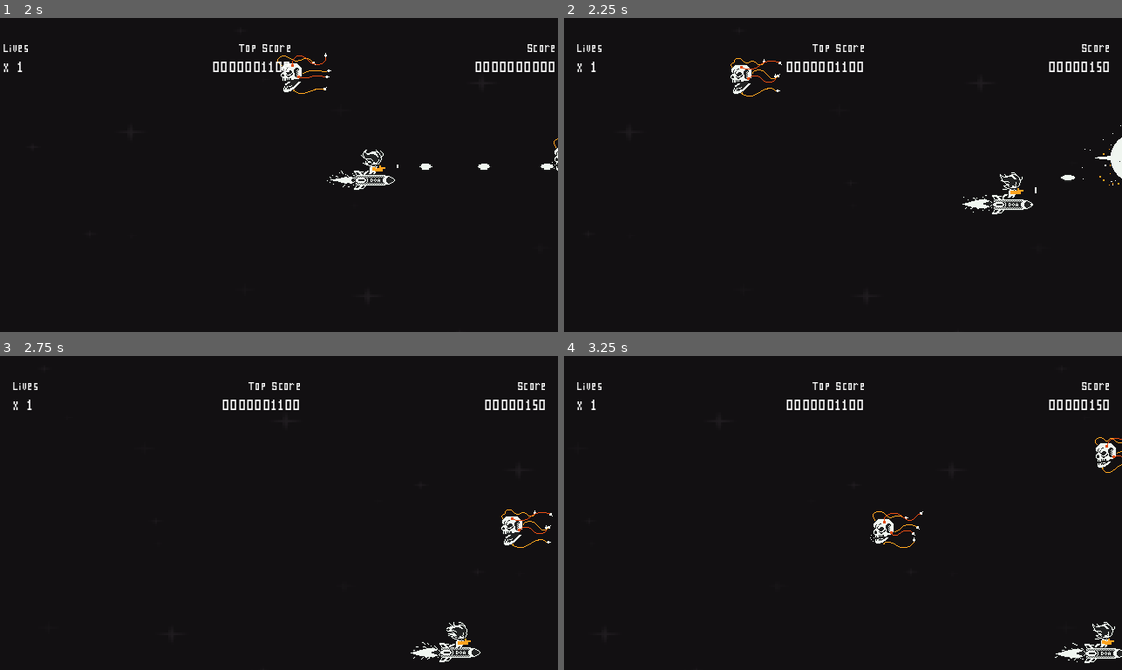
Above: before the commit, frames 1-4 (two rows, left to right).
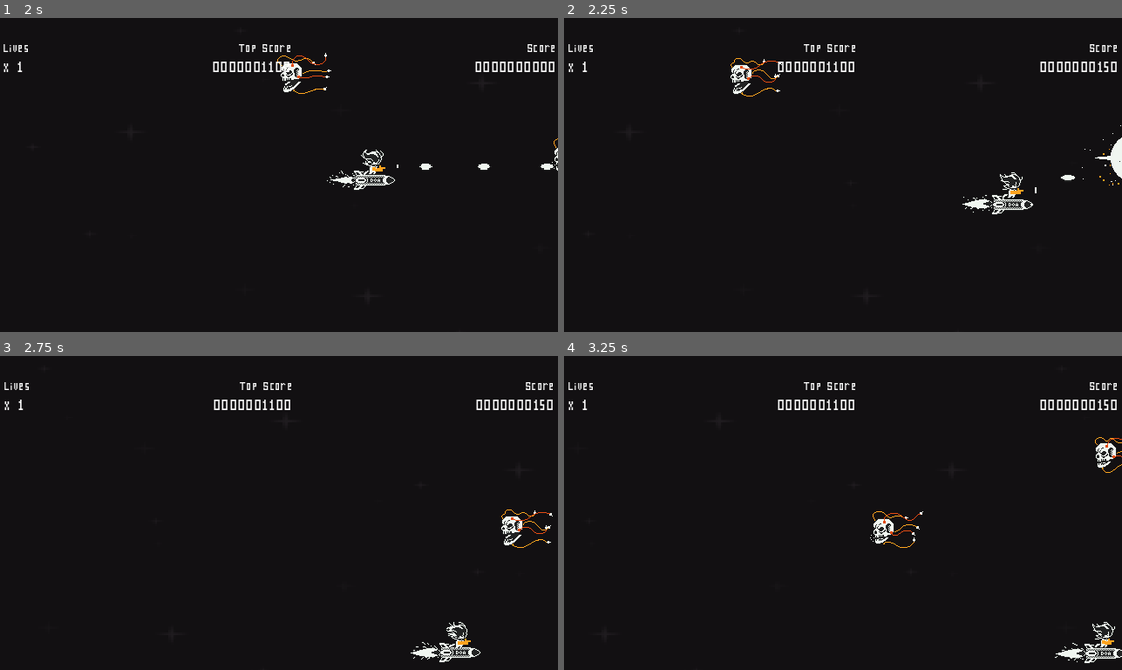
Above: after the commit, the same moments.

Repository: rnakkas/GodotSandbox
Game: Godot game, scene res://ShmupSandbox/Main/Scenes/main.tscn
Same seed, same stepped clock (60 frames per second), same inputs: the game is played once before the commit and once after it.
Inputs (mouse positions are in pixels of both pictures, inside the frame that each line leads up to):
- Up to frame 1 (2 s): click "PLAY" at 0.5 s; move the mouse to (401, 159) at 1.27 s; hold D (move_right) from 1.28 s (still down); hold Space (shoot) from 1.28 s (still down)
- Up to frame 2 (2.25 s): move the mouse to (731, 190) at 2.02 s; release D (move_right) at 2.03 s; release Space (shoot) at 2.03 s; hold S (move_down) from 2.03 s (still down); tap Space (shoot) at 2.1 s
- Up to frame 3 (2.75 s): keep holding S (move_down)
- Up to frame 4 (3.25 s): move the mouse to (898, 443) at 2.77 s; release S (move_down) at 2.78 s; hold D (move_right) from 2.78 s (still down); hold Space (shoot) from 2.78 s (still down)

Frame 1 is identical in both runs. In frame 2, 0.9% of the frame differs, in the area x 0-100%, y 8-18%; in frame 3, 0.9%; in frame 4, 0.9%.

Commit message:
Hi scores screen: Fixed issues with top score on player hud. Cleaned up global signals and signals bus

Diff:
--- a/ShmupSandbox/Autoloads/player_data.gd
+++ b/ShmupSandbox/Autoloads/player_data.gd
@@ -8,7 +8,7 @@
 
 var enemies_killed: int
 
-var player_hi_scores_list : Array[int]
+const continue_score_deduction : float = 0.9
 
 ## TODO: Getting new player scores and making sure only the top 10 highest scores are saved
 ## Try:
@@ -16,20 +16,6 @@
 ##		Append to this array
 ##		Sort the array in descending order for scores
 ##		Slice to only take indices 0 to 10, i.e. top 10 scores
-
-# var player_hi_scores_dictionaries : Array[Dictionary] = [
-# 	{"score" : 107400, "name" : "APE"},
-# 	{"score" : 90250, "name" : "YAN"},
-# 	{"score" : 96000, "name" : "HIT"},
-# 	{"score" : 110230, "name" : "IAN"},
-# 	{"score" : 96000, "name" : "FAN"},
-# 	{"score" : 84000, "name" : "GIT"},
-# 	{"score" : 54100, "name" : "GAT"},
-# 	{"score" : 91000, "name" : "APE"},
-# 	{"score" : 72010, "name" : "BAD"},
-# 	{"score" : 67200, "name" : "BAT"}
-# ]
-
 var player_hi_scores_dictionaries : Array[Dictionary] = [
 	{"score" : 200, "name" : "APE"},
 	{"score" : 300, "name" : "YAN"},
@@ -45,7 +31,17 @@
 
 
 func _ready() -> void:
+	sort_high_scores()
+	_connect_to_signals()
 	player_hi_scores_dictionaries.sort()
+
+
+## Helper funcs
+
+func _connect_to_signals() -> void:
+	SignalsBus.score_increased.connect(_on_update_current_score)
+	SignalsBus.continue_game_player_respawn.connect(_on_continue_score_deduced)
+	SignalsBus.player_died.connect(_on_player_death)
 
 
 func sort_high_scores() -> void:
@@ -68,5 +64,25 @@
 	enemies_killed = 0
 	player_lives = _player_max_lives
 
+
 func set_player_lives_to_max() -> void:
 	player_lives = _player_max_lives
+
+
+####
+
+## Signals connections
+
+func _on_update_current_score(score : int) -> void:
+	player_score += score
+	SignalsBus.player_score_updated_event()
+
+
+func _on_continue_score_deduced() -> void:
+	player_score = int(round(player_score * continue_score_deduction))
+	SignalsBus.player_score_updated_event()
+
+
+func _on_player_death() -> void:
+	player_lives -= 1
+	SignalsBus.player_lives_updated_event()
--- a/ShmupSandbox/Autoloads/signals_bus.gd
+++ b/ShmupSandbox/Autoloads/signals_bus.gd
@@ -1,18 +1,16 @@
 extends Node
 
-signal give_score_when_hit(score : int)
-signal give_score_when_killed(score : int)
+signal score_increased(score : int)
 signal player_died()
 signal spawn_player(pos : Vector2, can_be_invincible : bool)
 signal player_shooting(bullet_scene:PackedScene, locations:Array[Vector2])
-signal player_lives_depleted()
+signal player_lives_updated()
 signal continue_game_player_respawn()
+signal player_score_updated()
 
-func score_when_hit(score : int) -> void:
-	give_score_when_hit.emit(score)
 
-func score_when_killed(score : int) -> void:
-	give_score_when_killed.emit(score)
+func score_increased_event(score : int) -> void:
+	score_increased.emit(score)
 
 func player_death_event() -> void:
 	player_died.emit()
@@ -23,8 +21,11 @@
 func player_shooting_event(bullet_scene:PackedScene, locations:Array[Vector2]) -> void:
 	player_shooting.emit(bullet_scene, locations)
 
-func player_lives_depleted_event() -> void:
-	player_lives_depleted.emit()
+func player_lives_updated_event() -> void:
+	player_lives_updated.emit()
 
 func continue_game_player_respawn_event() -> void:
 	continue_game_player_respawn.emit()
+
+func player_score_updated_event() -> void:
+	player_score_updated.emit()
--- a/ShmupSandbox/Enemies/Scripts/skulljack.gd
+++ b/ShmupSandbox/Enemies/Scripts/skulljack.gd
@@ -37,6 +37,6 @@
 ## Hit by player's bullets
 func _on_area_entered(_area: Area2D) -> void:
 	hp -= 1
-	SignalsBus.score_when_hit(hit_score)
+	SignalsBus.score_increased_event(hit_score)
 	if hp <= 0:
-		SignalsBus.score_when_killed(kill_score)
+		SignalsBus.score_increased_event(kill_score)
--- a/ShmupSandbox/UI/Scripts/player_hud.gd
+++ b/ShmupSandbox/UI/Scripts/player_hud.gd
@@ -9,37 +9,32 @@
 
 ## Helper funcs
 func _connect_to_signals() -> void:
-	SignalsBus.give_score_when_hit.connect(_on_hit_score_given)
-	SignalsBus.give_score_when_killed.connect(_on_kill_score_given)
-	SignalsBus.player_died.connect(_on_player_death)
+	SignalsBus.player_score_updated.connect(_on_player_score_updated)
+	SignalsBus.player_lives_updated.connect(_on_player_lives_updated)
 
 
 func set_score_values_on_hud() -> void:
 	score_value.text = str(PlayerData.player_score).pad_zeros(10)
-
-	PlayerData.sort_high_scores()
 	top_score_value.text = str(PlayerData.player_hi_scores_dictionaries[0]["score"]).pad_zeros(10)
 
 ####
 
 ## Signals connections
 
-func _on_hit_score_given(score : int) -> void:
-	PlayerData.player_score += score
-	score_value.text = str(PlayerData.player_score).pad_zeros(8)
+func _on_player_score_updated() -> void:
+	score_value.text = str(PlayerData.player_score).pad_zeros(10)
+
+	## If cuurent score is higher than top, show current score in Top
+	if PlayerData.player_score > PlayerData.player_hi_scores_dictionaries[0]["score"]:
+		top_score_value.text = str(PlayerData.player_score).pad_zeros(10)
+	## If current score is lower than top, show Top
+	elif PlayerData.player_score <= PlayerData.player_hi_scores_dictionaries[0]["score"]:
+		top_score_value.text = str(PlayerData.player_hi_scores_dictionaries[0]["score"]).pad_zeros(10)
 
 
-func _on_kill_score_given(score : int) -> void:
-	PlayerData.player_score += score
-	score_value.text = str(PlayerData.player_score).pad_zeros(8)
-
-
-func _on_player_death() -> void:
-	PlayerData.player_lives -= 1
+func _on_player_lives_updated() -> void:
 	if PlayerData.player_lives >= 0:
 		player_lives_value.text = "x " + str(PlayerData.player_lives)
-	else:
-		SignalsBus.player_lives_depleted_event()
 
 
 func _on_visibility_changed() -> void:
--- a/ShmupSandbox/UI/Scripts/ui_layer.gd
+++ b/ShmupSandbox/UI/Scripts/ui_layer.gd
@@ -41,7 +41,7 @@
 	game_over_screen.visible = false
 	hi_scores_menu.visible = false
 
-	SignalsBus.player_lives_depleted.connect(_on_player_lives_depleted)
+	SignalsBus.player_lives_updated.connect(_on_player_lives_depleted)
 
 
 func _input(event: InputEvent) -> void:
@@ -148,7 +148,8 @@
 
 ## Continue screen
 func _on_player_lives_depleted() -> void:
-	_toggle_ui(ui_type.CONTINUE_SCREEN)
+	if PlayerData.player_lives < 0:
+		_toggle_ui(ui_type.CONTINUE_SCREEN)
 
 func _on_continue_screen_no_button_pressed() -> void:
 	_toggle_ui(ui_type.CONTINUE_SCREEN)
